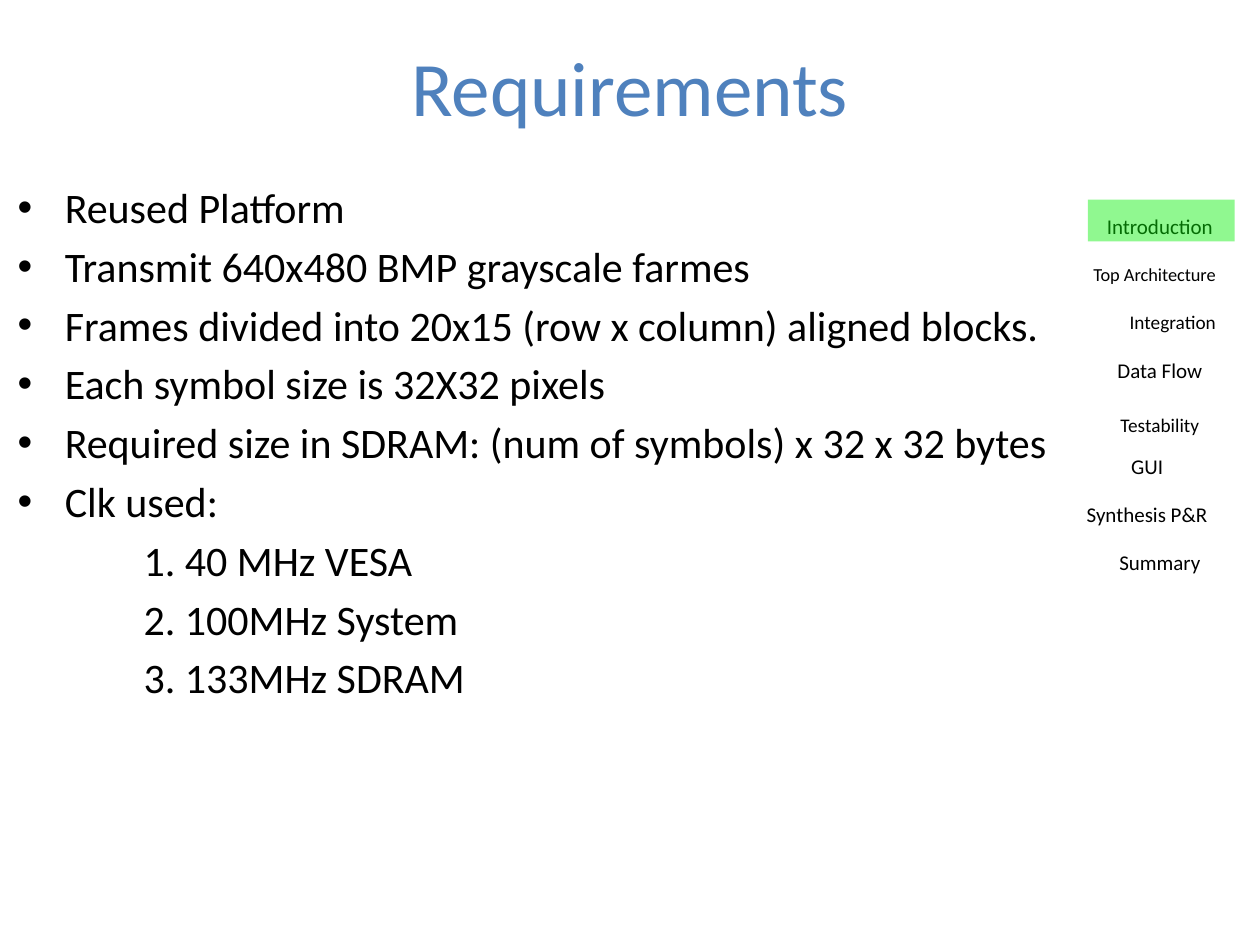
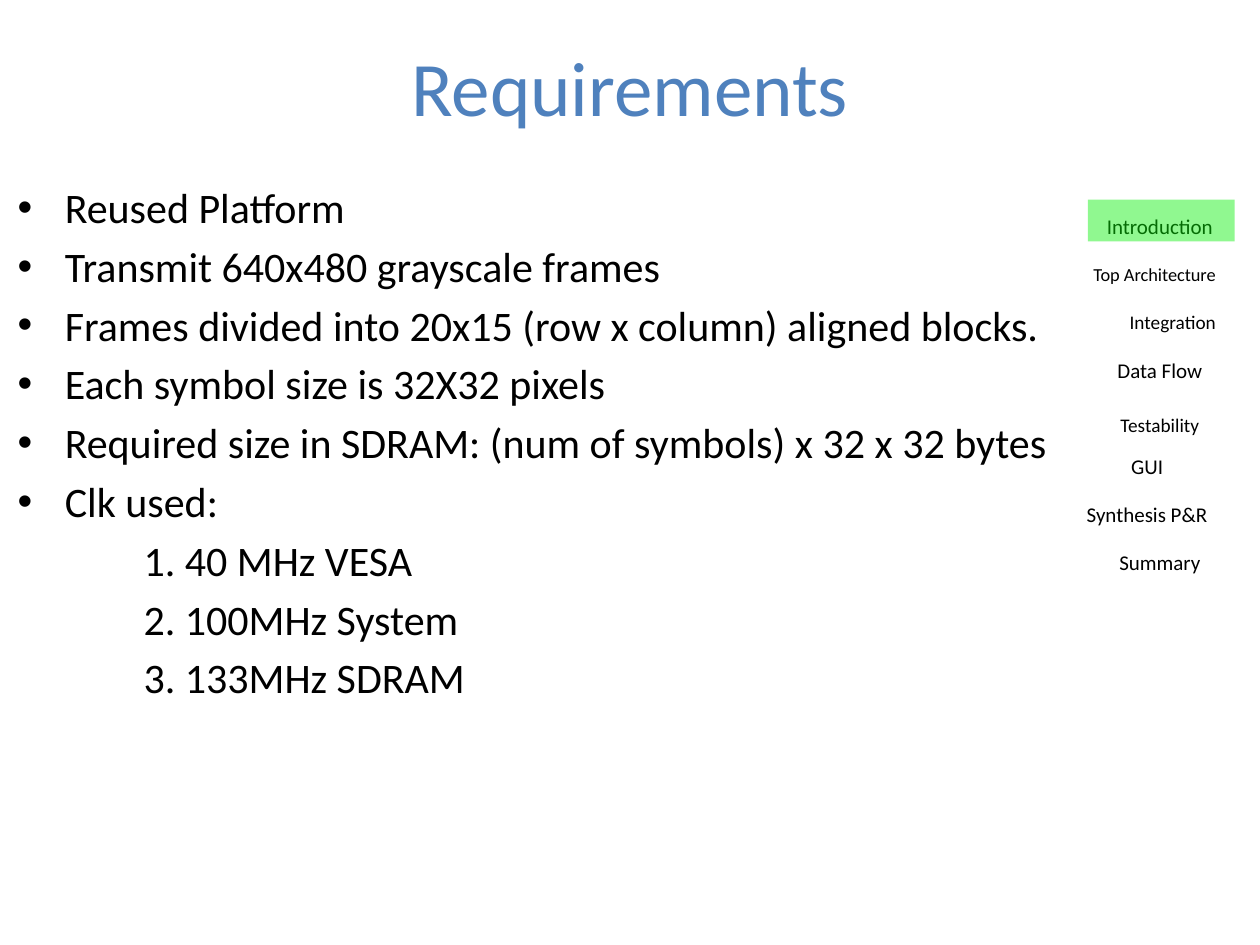
Before and after one commit to sandro6579/symbol-generator, a slide deck: slide 5 of Presentation/Part_B_final/Symbol_Generator_Project_Presentation_Part_B.pptx. Drawn at 1260x945 pixels with LibreOffice and Linux fonts; fonts in the diff are those of the drawing; background and template pictures are left out. Boxes give left, top, right and bottom in pixels: in the first picture for what was removed or moved away, otherwise in the second. Text is boxed around its words. In the diff, an @@ line names an element or a change of style, - is before the commit and + after.

```diff
--- a/Presentation/Part_B_final/Symbol_Generator_Project_Presentation_Part_B.pptx
+++ b/Presentation/Part_B_final/Symbol_Generator_Project_Presentation_Part_B.pptx
@@ text at box(65, 252, 660, 290): text changed @@
-• Transmit 640x480 BMP grayscale farmes
+• Transmit 640x480 grayscale frames
```
Also in this commit, not shown: 8 other slides changed, 5 slides added, 1 other file.
